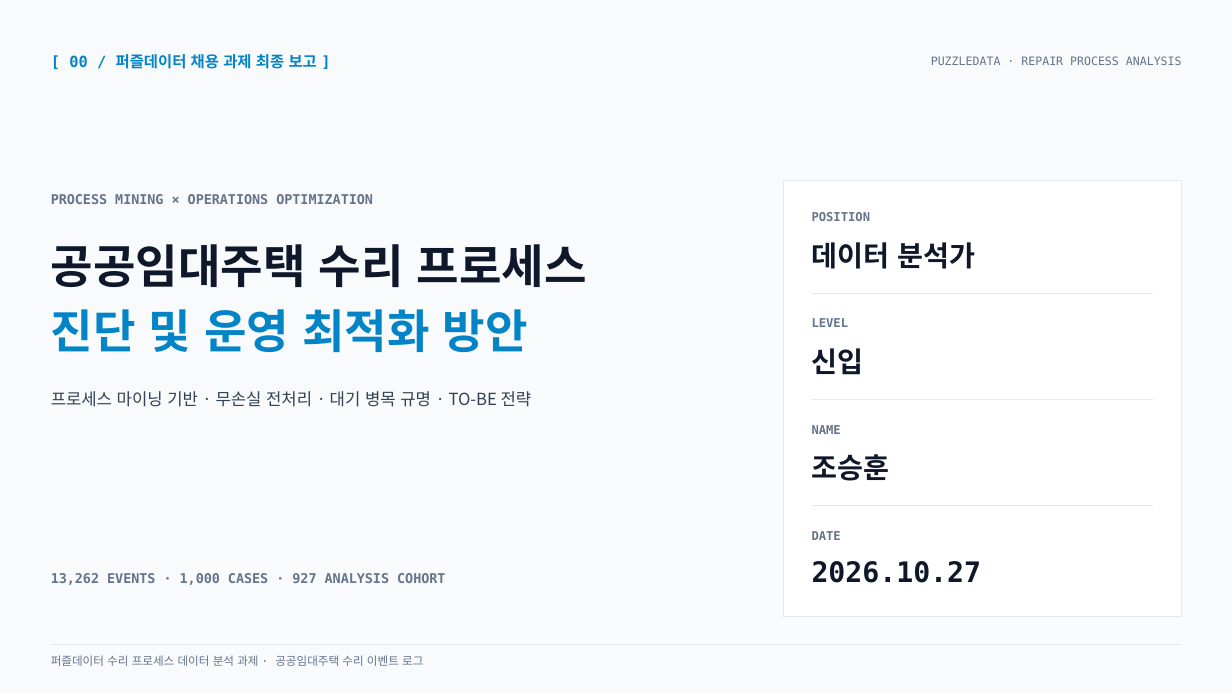
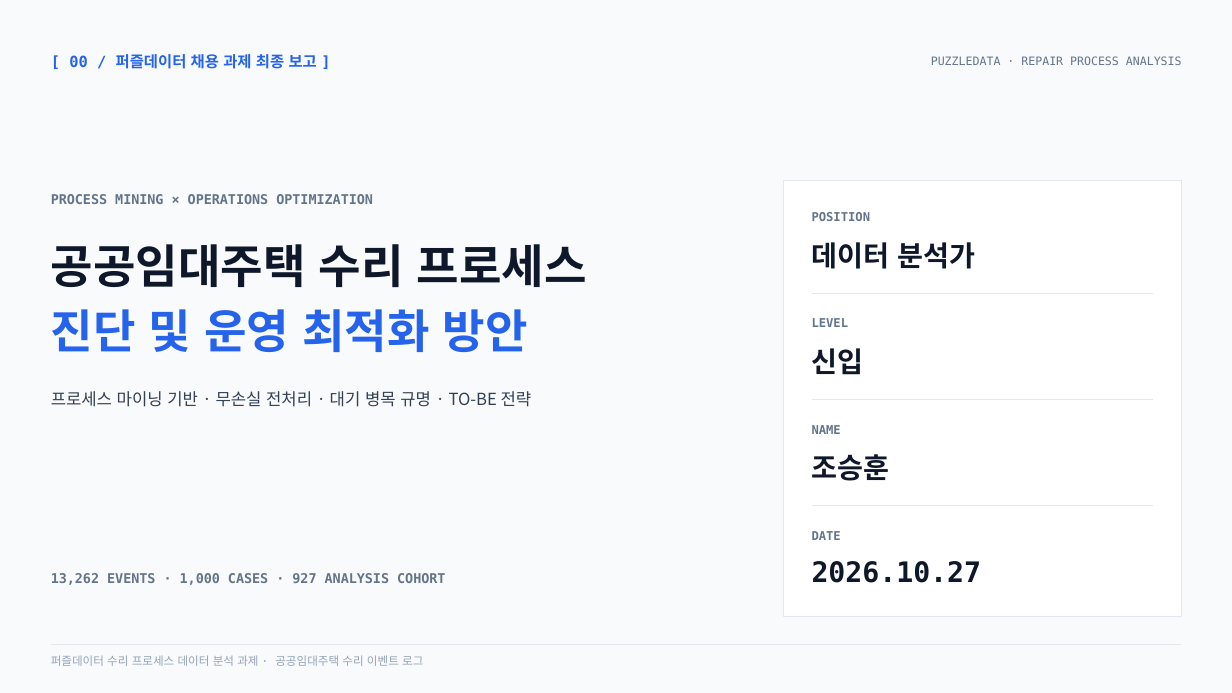
Before and after one commit to nus1245/puzzle_data, a slide deck: slide 1 of outputs/pptx/puzzledata_repair_report.pptx. Drawn at 1232x693 pixels with LibreOffice and Linux fonts; fonts in the diff are those of the drawing. Boxes give left, top, right and bottom in pixels: in the first picture for what was removed or moved away, otherwise in the second. Text is boxed around its words. In the diff, an @@ line names an element or a change of style, - is before the commit and + after.

```diff
--- a/outputs/pptx/puzzledata_repair_report.pptx
+++ b/outputs/pptx/puzzledata_repair_report.pptx
@@ text "[ 00 / 퍼즐데이터 채용 ..." at (69,54,317,69): text colour #0284C7 to #2563EB @@
@@ text at (51,309,528,352): text colour #0284C7 to #2563EB in "진단 및 운영 최적화 방안" @@
@@ text "퍼즐데이터 수리 프로세스 데이터 분석 ..." at (51,655,423,666): text colour #64748B to #94A3B8 @@
```
Also in this commit, not shown: 17 other slides changed, 1 slide added, 1 slide removed, 22 other files.
